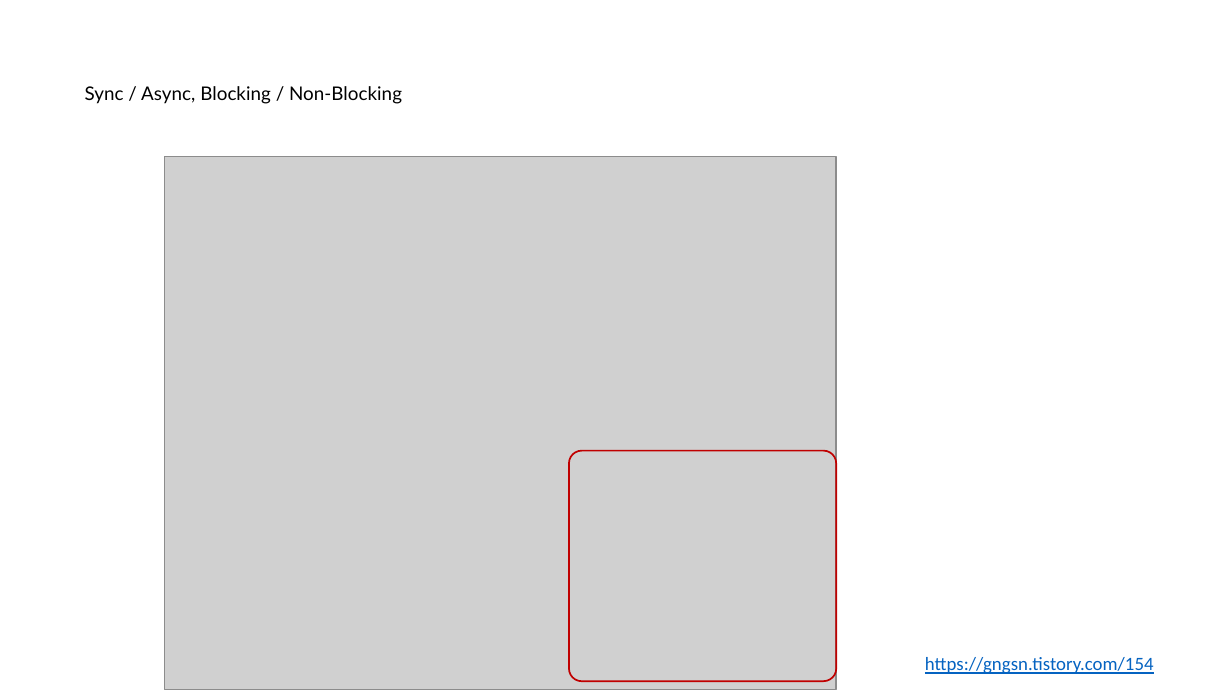
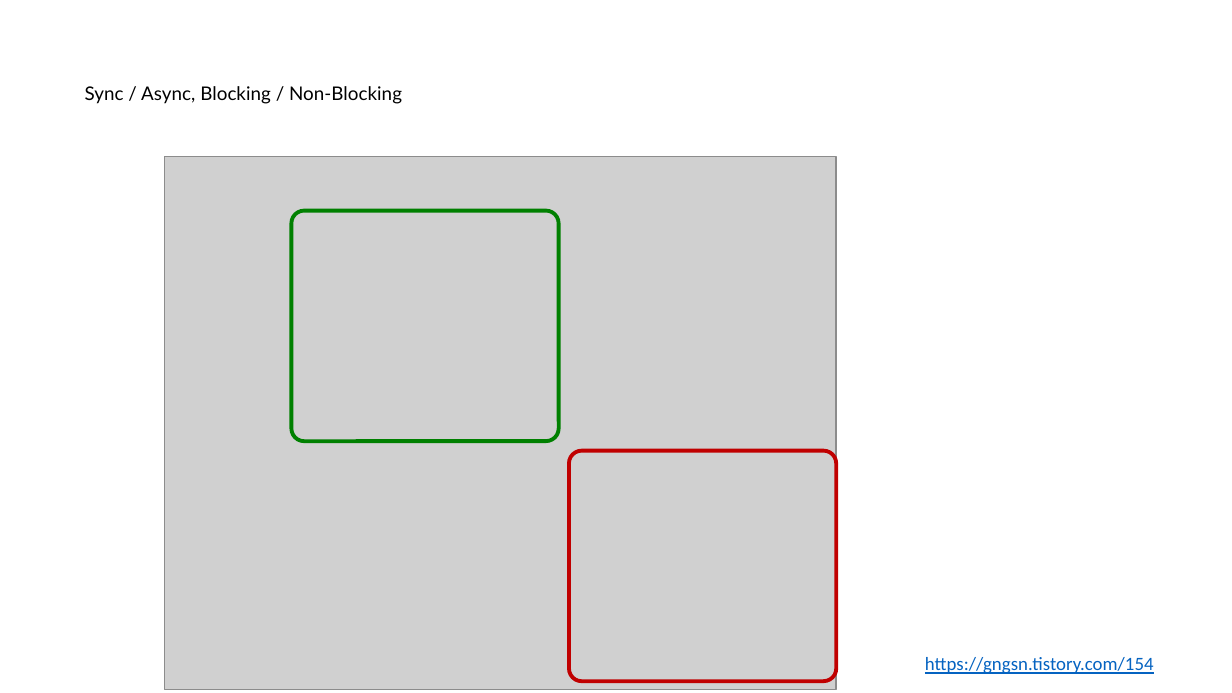
Before and after one commit to nayasis/fastcampus-hyper-webflux, a slide deck: slide 6 of 99.ppt/[Ch4-1. 비동기 서비스 소개] 1-2. 비동기 호출이란 ~ 1-3. Servlet_Reactive.pptx. Drawn at 1232x693 pixels with LibreOffice and Linux fonts; fonts in the diff are those of the drawing; grey boxes stand for pictures; background and template pictures are left out. Boxes give left, top, right and bottom in pixels: in the first picture for what was removed or moved away, otherwise in the second. Text is boxed around its words. In the diff, an @@ line names an element or a change of style, - is before the commit and + after.

```diff
--- a/99.ppt/[Ch4-1. 비동기 서비스 소개] 1-2. 비동기 호출이란 ~ 1-3. Servlet_Reactive.pptx
+++ b/99.ppt/[Ch4-1. 비동기 서비스 소개] 1-2. 비동기 호출이란 ~ 1-3. Servlet_Reactive.pptx
@@ rounded rectangle added at [291,211,558,441], outline #008000 2.25 pt @@
@@ rounded rectangle at [569,451,837,681]: outline #C00000 1 pt to #C00000 2.25 pt @@
```
Also in this commit, not shown: 1 other slide changed.
